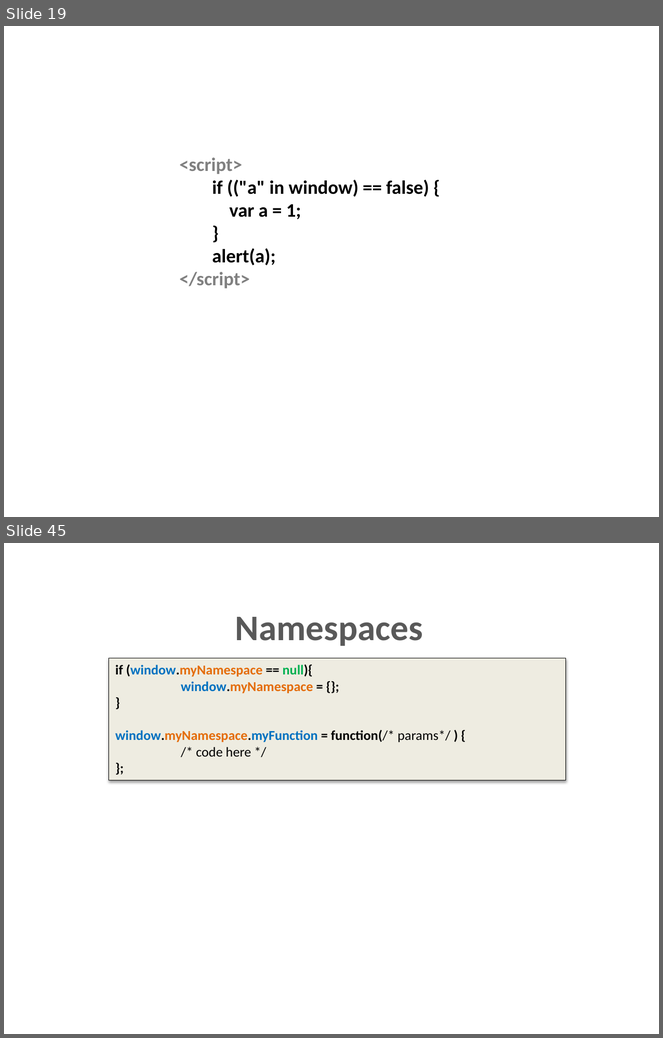
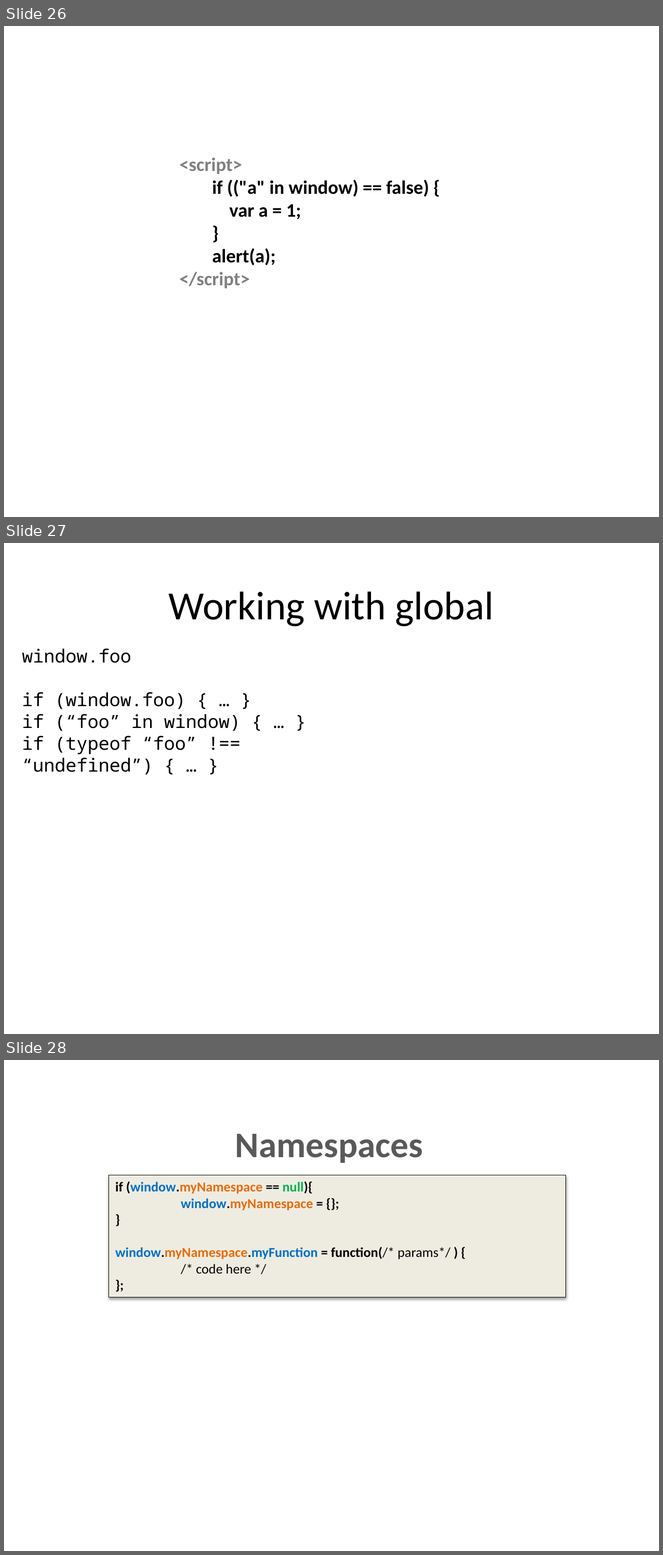
Before and after one commit to dzmitry-varabei/front-end-course, a slide deck: lecture-3-recap-scope/scope.pptx. Shown one above the other, each under a label of ours: slides 19 and 45 before the commit, slides 26, 27 and 28 after it; the slides between them are not shown. The pictures are 663x1038 and 663x1555 pixels, drawn with LibreOffice and Linux fonts; fonts in the diff are those of the drawing. Boxes give left, top, right and bottom in pixels: in the first picture for what was removed or moved away, otherwise in the second. Text is boxed around its words. In the diff, an @@ line names an element or a change of style, - is before the commit and + after.

```diff
--- a/lecture-3-recap-scope/scope.pptx
+++ b/lecture-3-recap-scope/scope.pptx
@@ slide 27 added at [4, 543, 659, 1034], background #FFFFFF @@
@@ title added at [169, 591, 494, 627], 44 pt, text #000000 @@
+Working with global
@@ text added at [22, 649, 241, 775], 20 pt, text #000000 @@
+window.foo
+if (window.foo) { … }
+if (“foo” in window) { … }
+if (typeof “foo” !== “undefined”) { … }
@@ what was slide 19 is now slide 26 @@
@@ what was slide 45 is now slide 28 @@
```
Also in this commit, not shown: 4 slides changed, 9 other slides added, 13 slides removed, 3 other files.
